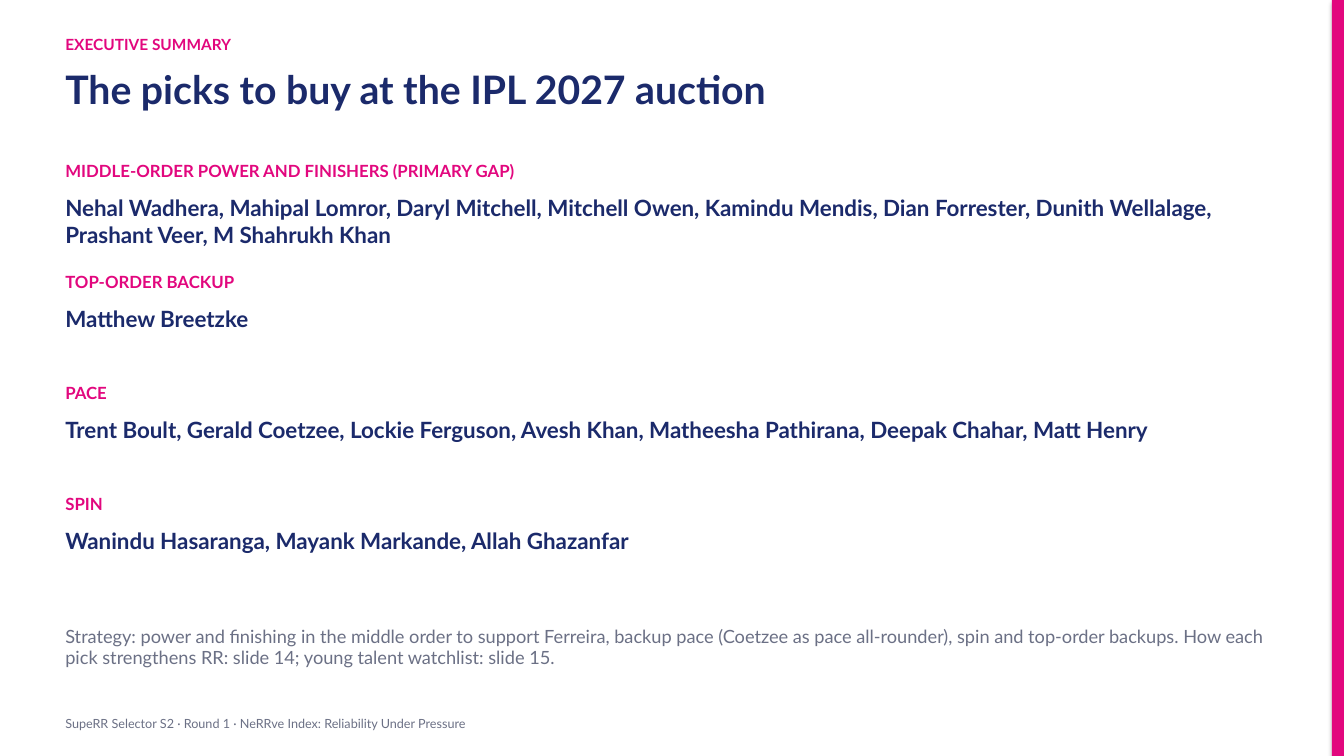
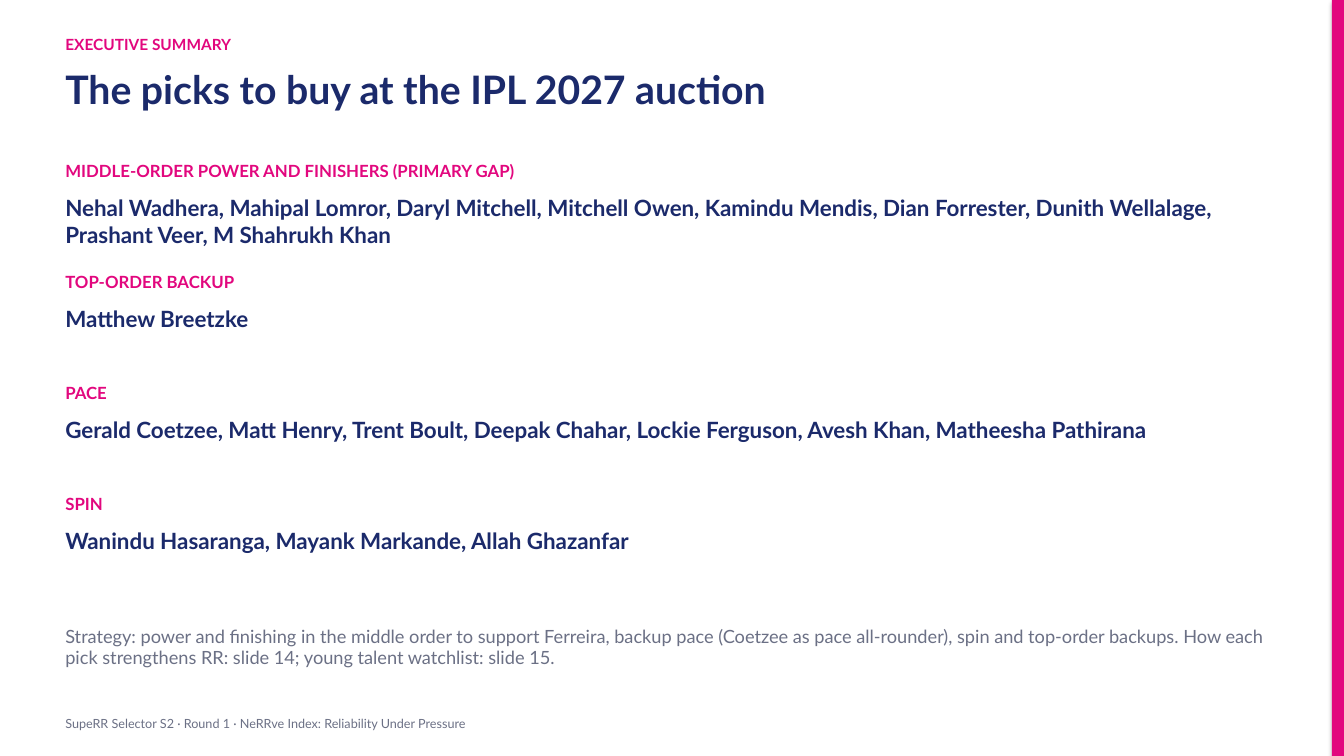
Before and after one commit to KoduruChandrasekhar/RRAuction-, a slide deck: slide 2 of submission/NeRRve_Deck.pptx. Drawn at 1344x756 pixels with LibreOffice and Linux fonts; fonts in the diff are those of the drawing. Boxes give left, top, right and bottom in pixels: in the first picture for what was removed or moved away, otherwise in the second. Text is boxed around its words. In the diff, an @@ line names an element or a change of style, - is before the commit and + after.

```diff
--- a/submission/NeRRve_Deck.pptx
+++ b/submission/NeRRve_Deck.pptx
@@ text at box(65, 421, 1147, 442): text changed @@
-Trent Boult, Gerald Coetzee, Lockie Ferguson, Avesh Khan, Matheesha Pathirana, Deepak Chahar, Matt Henry
+Gerald Coetzee, Matt Henry, Trent Boult, Deepak Chahar, Lockie Ferguson, Avesh Khan, Matheesha Pathirana
```
Also in this commit, not shown: 7 other slides changed, 7 other files.
